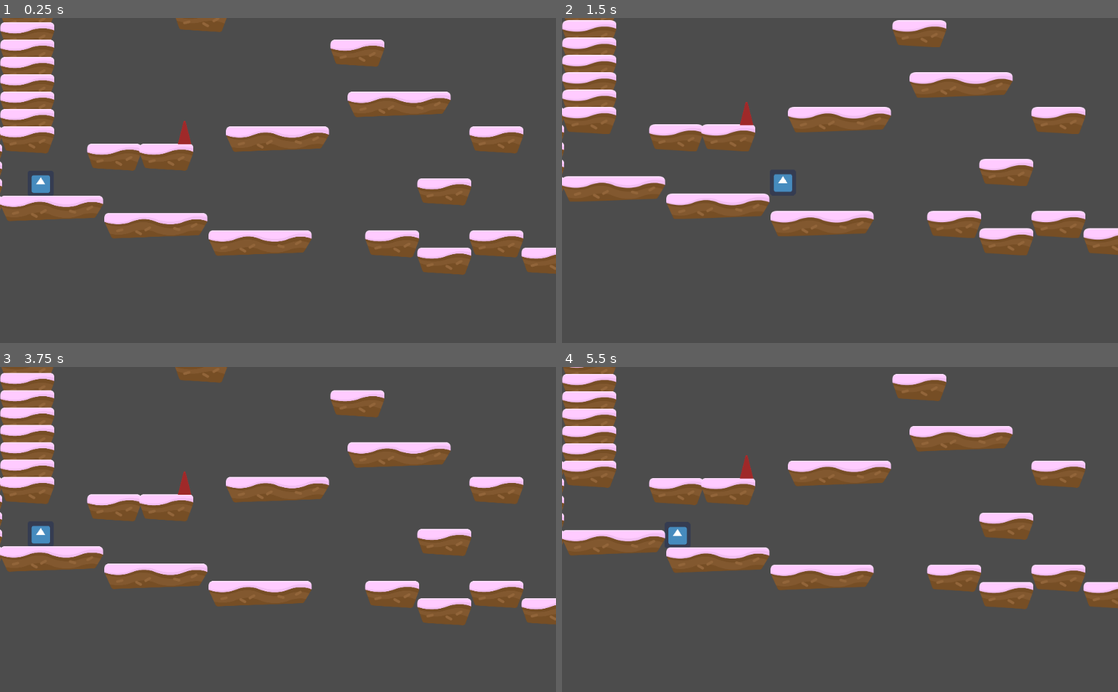
Above: before the commit, frames 1-4 (two rows, left to right).
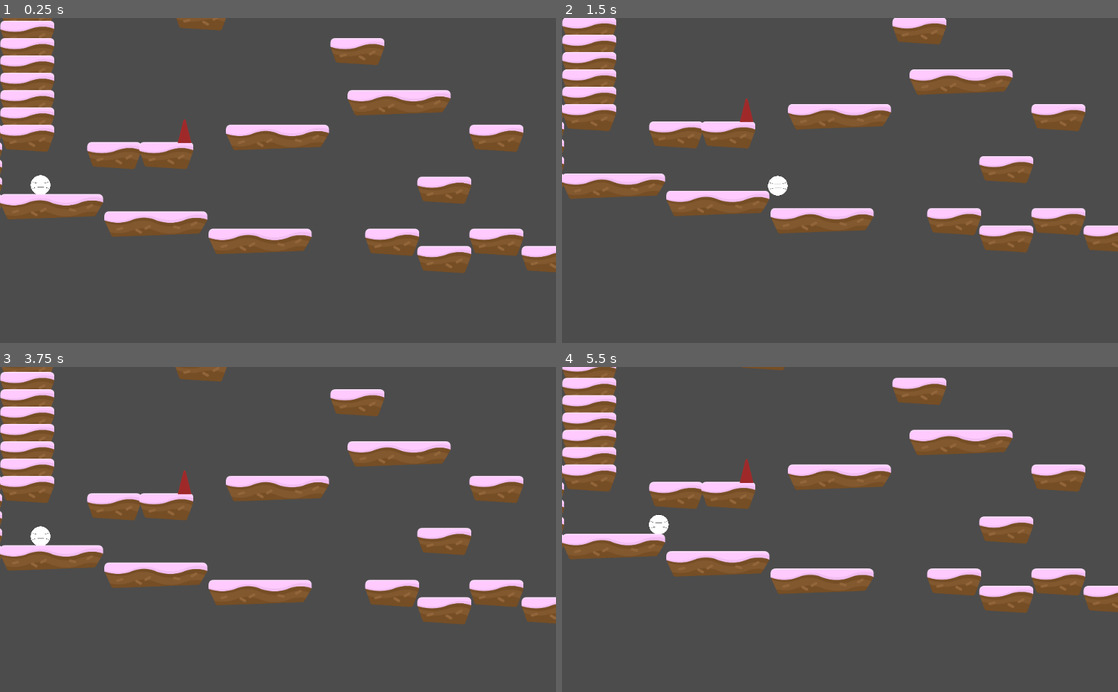
Above: after the commit, the same moments.

Repository: AkaiTobira/DesRepair
Game: Godot game, scene res://Scenes/LVL1.tscn
Same seed, same stepped clock (60 frames per second), same inputs: the game is played once before the commit and once after it. The engine's default icon, where the game draws it, is replaced by a stand-in: a white triangle on a blue panel in a dark square.
Inputs (mouse positions are in pixels of both pictures, inside the frame that each line leads up to):
- Up to frame 1 (0.25 s): no input
- Up to frame 2 (1.5 s): move the mouse to (962, 164) at 0.52 s; hold Right (right) from 0.53 s (still down); click (962, 164) at 0.67 s; tap Up (jump) at 0.77 s; move the mouse to (728, 196) at 1.27 s; click (728, 196) at 1.42 s
- Up to frame 3 (3.75 s): tap Up (jump) at 1.52, 3.02 s; move the mouse to (333, 458) at 2.02 s; release Right (right) at 2.03 s; hold Left (left) 2.03-2.78 s; click (333, 458) at 2.17 s; move the mouse to (250, 594) at 2.77 s; hold Right (right) 2.78-3.5 s; click (250, 594) at 2.92 s; click (405, 607) at 3.5 s
- Up to frame 4 (5.5 s): move the mouse to (1006, 578) at 4.27 s; hold Right (right) 4.28-5.03 s; click (1006, 578) at 4.42 s; tap Up (jump) at 4.52, 5.27 s; move the mouse to (673, 480) at 5.02 s; hold Left (left) from 5.03 s (still down); click (673, 480) at 5.17 s

The runs differ from the first frame. In frame 1, 4.5% of the frame differs, in the area x 0-100%, y 0-80%; in frame 2, 7.7%; in frame 3, 3.2%; in frame 4, 9.9%, in the area x 0-100%, y 0-76%.

Commit message:
Fix

Diff:
--- a/Scenes/Player.tscn
+++ b/Scenes/Player.tscn
@@ -1,12 +1,13 @@
-[gd_scene load_steps=6 format=2]
+[gd_scene load_steps=7 format=2]
 
 [ext_resource path="res://Scripts/Player.gd" type="Script" id=1]
 [ext_resource path="res://Scenes/PlayerAnimation.tscn" type="PackedScene" id=2]
 [ext_resource path="res://Environment/Bez nazwy.png" type="Texture" id=3]
 [ext_resource path="res://Environment/Bez nazwy hook.png" type="Texture" id=4]
+[ext_resource path="res://Environment/Ballo.png" type="Texture" id=5]
 
-[sub_resource type="RectangleShape2D" id=1]
-extents = Vector2( 47.1277, 47.3642 )
+[sub_resource type="CircleShape2D" id=1]
+radius = 37.7378
 
 [node name="Player" type="KinematicBody2D" groups=[
 "player",
@@ -24,6 +25,7 @@
 shape = SubResource( 1 )
 
 [node name="PlayerAnimation" parent="." instance=ExtResource( 2 )]
+visible = false
 scale = Vector2( 1.5, 1.5 )
 
 [node name="Camera2D" type="Camera2D" parent="."]
@@ -37,7 +39,7 @@
 [node name="GraplingHook" type="RayCast2D" parent="Skills"]
 position = Vector2( 0, -50 )
 enabled = true
-cast_to = Vector2( 0, 2000 )
+cast_to = Vector2( 0, 1 )
 collision_mask = 514
 
 [node name="Line2D" type="Line2D" parent="Skills/GraplingHook"]
@@ -49,4 +51,9 @@
 [node name="Hook" type="Sprite" parent="Skills/GraplingHook/Line2D"]
 rotation = -1.5708
 texture = ExtResource( 4 )
+
+[node name="Sprite" type="Sprite" parent="."]
+position = Vector2( 3.32389, 1.43345 )
+scale = Vector2( 0.626223, 0.626223 )
+texture = ExtResource( 5 )
 [connection signal="_animate" from="." to="PlayerAnimation" method="_on_Player__animate"]
--- a/Scenes/PlayerAnimation.tscn
+++ b/Scenes/PlayerAnimation.tscn
@@ -1,11 +1,12 @@
-[gd_scene load_steps=4 format=2]
+[gd_scene load_steps=5 format=2]
 
 [ext_resource path="res://icon.png" type="Texture" id=1]
-[ext_resource path="res://Scripts/PlayerAnimation.gd" type="Script" id=2]
+[ext_resource path="res://Environment/Ballo.png" type="Texture" id=2]
+[ext_resource path="res://Scripts/PlayerAnimation.gd" type="Script" id=3]
 
 [sub_resource type="SpriteFrames" id=1]
 animations = [ {
-"frames": [ ExtResource( 1 ) ],
+"frames": [ ExtResource( 1 ), ExtResource( 2 ) ],
 "loop": true,
 "name": "default",
 "speed": 5.0
--- a/Scenes/SandBox.tscn
+++ b/Scenes/SandBox.tscn
@@ -8,6 +8,7 @@
 [node name="LVL1" type="Node2D"]
 
 [node name="Player" parent="." instance=ExtResource( 1 )]
+position = Vector2( 59, 0 )
 
 [node name="TileMap" type="TileMap" parent="."]
 tile_set = ExtResource( 2 )
--- a/Scripts/Player.gd
+++ b/Scripts/Player.gd
@@ -23,17 +23,14 @@
 var grapling_direction      = Vector2(0,0)
 var grapling_hit_point      = Vector2(0,0)
 
-
-
 func activate_GramplingHook():
-	if Input.is_mouse_button_pressed(BUTTON_RIGHT) and not (  grapling_shooted or  grapling_hooked) :
-		$Skills/GraplingHook/Line2D.visible = true
+	if Input.is_mouse_button_pressed(BUTTON_RIGHT) and not ( grapling_shooted or  grapling_hooked) :
+		$Skills/GraplingHook/Line2D.visible      = true
 		$Skills/GraplingHook/Line2D/Hook.visible = true
 		var target_point    = get_viewport().get_mouse_position()
 		var origin_position = get_global_transform_with_canvas().origin
 		grapling_direction  = (target_point  - origin_position).normalized()
 		grapling_shooted    = true
-
 
 func process_targeting_GramplingHook(delta):
 	if grapling_shooted and not grapling_hooked:
@@ -63,7 +60,7 @@
 		$Skills/GraplingHook/Line2D.points[1] = point
 
 		var hit_the_wall     = test_move( get_transform(), motion * delta )
-		var going_into_space = not test_move( get_transform(), motion * SPEED  * delta )
+		var going_into_space = false#= #not test_move( get_transform(), motion * SPEED  * delta )
 
 		if hit_the_wall or going_into_space:
 			grapling_hooked  = false
Binary file added: Environment/Ballo.png
Not shown: 1 places in Scenes/PlayerAnimation.tscn that only renumber resources
